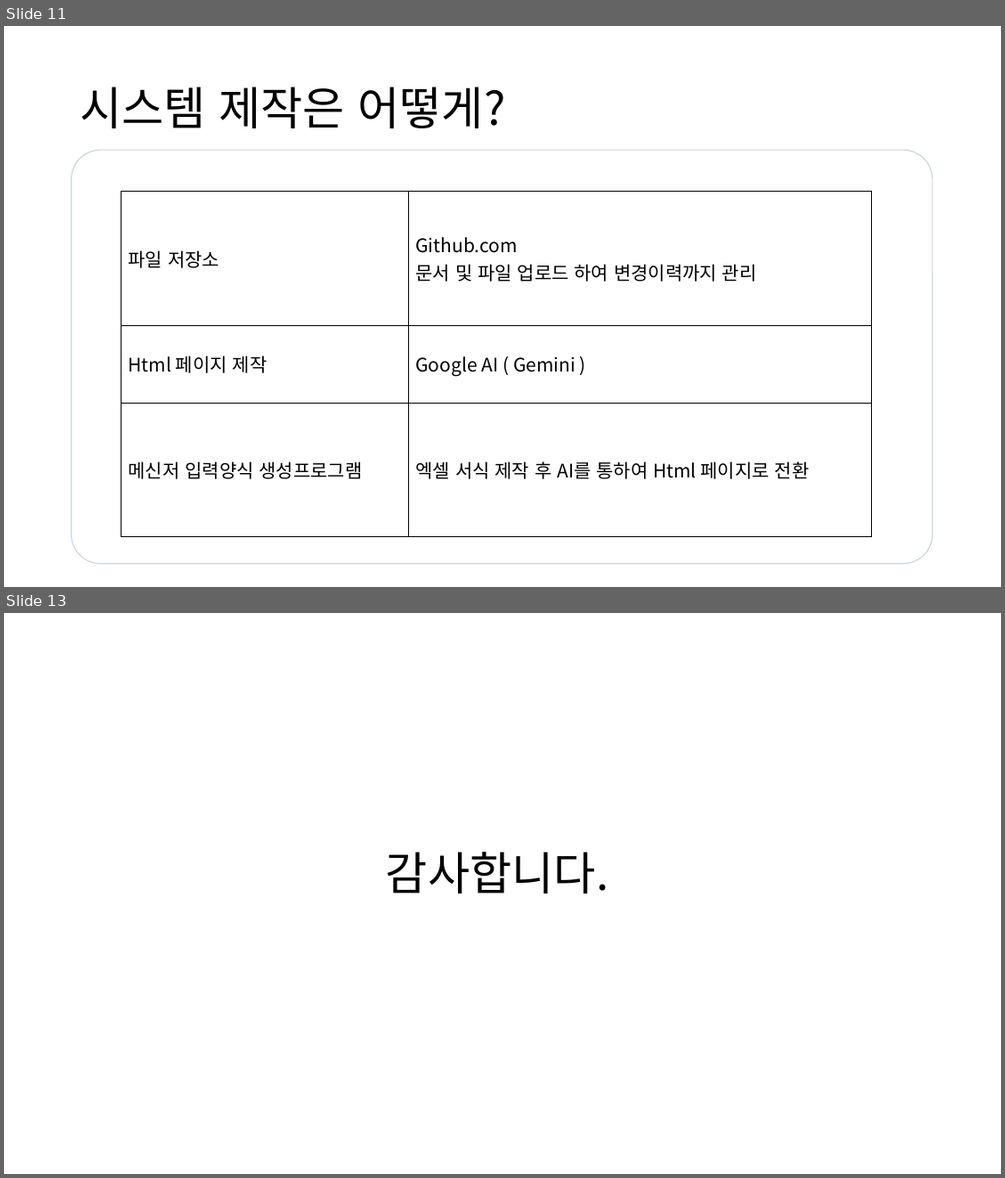
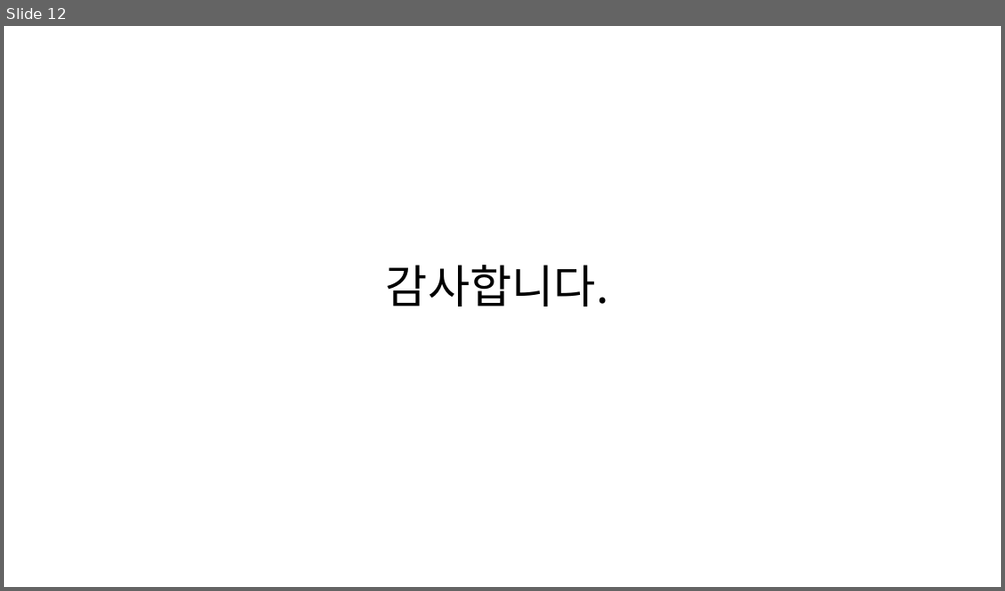
Before and after one commit to SCHCAQI/2026-QI, a slide deck: documents/진료지원간호팀 2026 QI.pptx. Shown one above the other, each under a label of ours: slides 11 and 13 before the commit, slide 12 after it; the slides between them are not shown. The pictures are 1005x1178 and 1005x591 pixels, drawn with LibreOffice and Linux fonts; fonts in the diff are those of the drawing. Boxes give left, top, right and bottom in pixels: in the first picture for what was removed or moved away, otherwise in the second. Text is boxed around its words. In the diff, an @@ line names an element or a change of style, - is before the commit and + after.

```diff
--- a/documents/진료지원간호팀 2026 QI.pptx
+++ b/documents/진료지원간호팀 2026 QI.pptx
@@ slide 11 removed at (4,26,1001,587), background #FFFFFF @@
@@ title removed at (80,87,505,128) @@
-시스템 제작은 어떻게?
@@ rounded rectangle removed at (72,150,933,564) @@
@@ table removed at (121,192,872,536), 3 rows, 2 columns @@
-파일 저장소 | Github.com / 문서 및 파일 업로드 하여 변경이력까지 관리
-Html 페이지 제작 | Google AI ( Gemini )
-메신저 입력양식 생성프로그램 | 엑셀 서식 제작 후 AI를 통하여 Html 페이지로 전환
@@ what was slide 13 is now slide 12 @@
```
Also in this commit, not shown: 2 slides changed, 9 slides added, 9 other slides removed, 2 other files.
